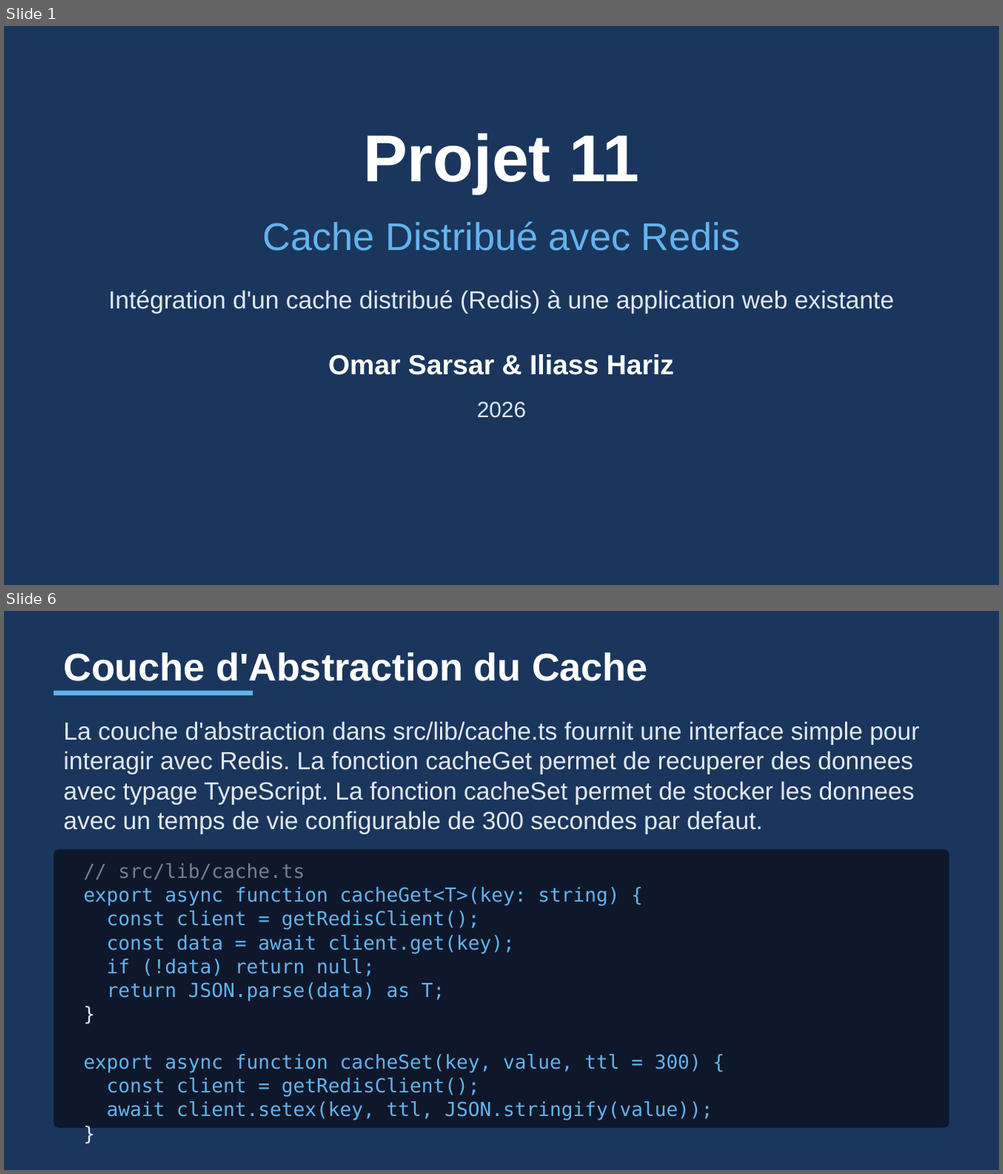
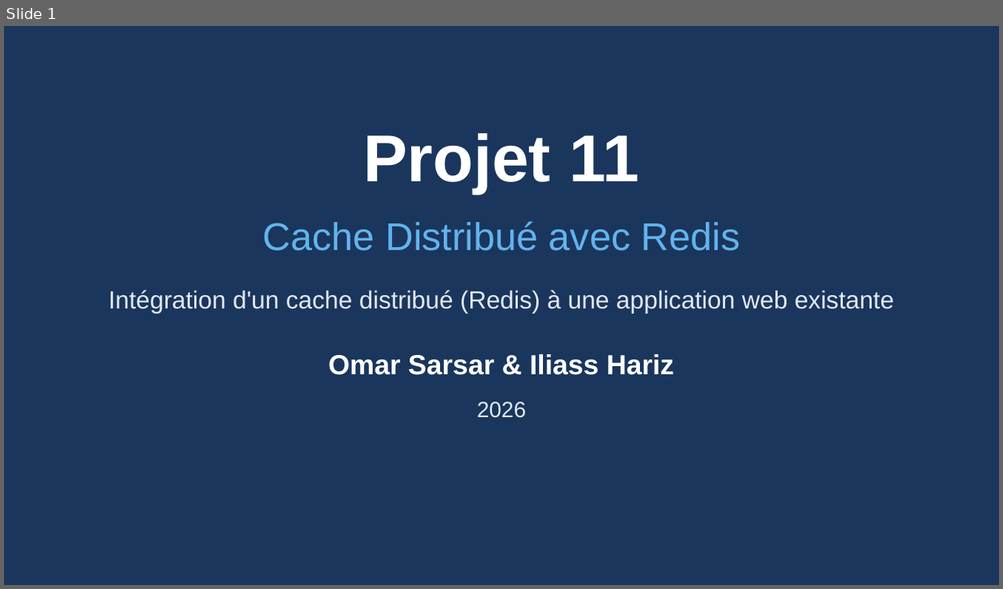
Before and after one commit to Zeinot/marketplace-saas, a slide deck: output/Presentation_Cache_Redis.pptx. Shown one above the other, each under a label of ours: slides 1 and 6 before the commit, slide 1 after it; the slides between them are not shown. The pictures are 1003x1174 and 1003x589 pixels, drawn with LibreOffice and Linux fonts; fonts in the diff are those of the drawing. Boxes give left, top, right and bottom in pixels: in the first picture for what was removed or moved away, otherwise in the second. Text is boxed around its words. In the diff, an @@ line names an element or a change of style, - is before the commit and + after.

```diff
--- a/output/Presentation_Cache_Redis.pptx
+++ b/output/Presentation_Cache_Redis.pptx
@@ slide 6 removed at [4, 611, 999, 1170], background #1A365D @@
@@ text removed at [63, 652, 648, 681] @@
-Couche d'Abstraction du Cache
@@ rectangle removed at [54, 691, 253, 695] @@
@@ text removed at [63, 721, 919, 834] @@
-La couche d'abstraction dans src/lib/cache.ts fournit une interface simple pour interagir avec Redis. La fonction cacheGet permet de recuperer des donnees avec typage TypeScript. La fonction cacheSet permet de stocker les donnees avec un temps de vie configurable de 300 secondes par defaut.
@@ rounded rectangle removed at [54, 850, 949, 1128] @@
@@ text removed at [118, 863, 304, 880] @@
-// src/lib/cache.ts
@@ text removed at [83, 887, 619, 906] @@
-export async function cacheGet<T>(key: string) {
@@ text removed at [107, 911, 480, 929] @@
-const client = getRedisClient();
@@ text removed at [107, 935, 515, 954] @@
-const data = await client.get(key);
@@ text removed at [107, 959, 375, 977] @@
-if (!data) return null;
@@ text removed at [107, 982, 444, 1001] @@
-return JSON.parse(data) as T;
@@ text removed at [74, 1003, 929, 1025] @@
-}
@@ text removed at [83, 1054, 701, 1073] @@
-export async function cacheSet(key, value, ttl = 300) {
@@ text removed at [107, 1078, 480, 1096] @@
-const client = getRedisClient();
@@ text removed at [107, 1102, 712, 1121] @@
-await client.setex(key, ttl, JSON.stringify(value));
@@ text removed at [74, 1122, 929, 1144] @@
-}
```
Also in this commit, not shown: 8 slides changed, 1 slide added, 10 other slides removed, 22 other files.
